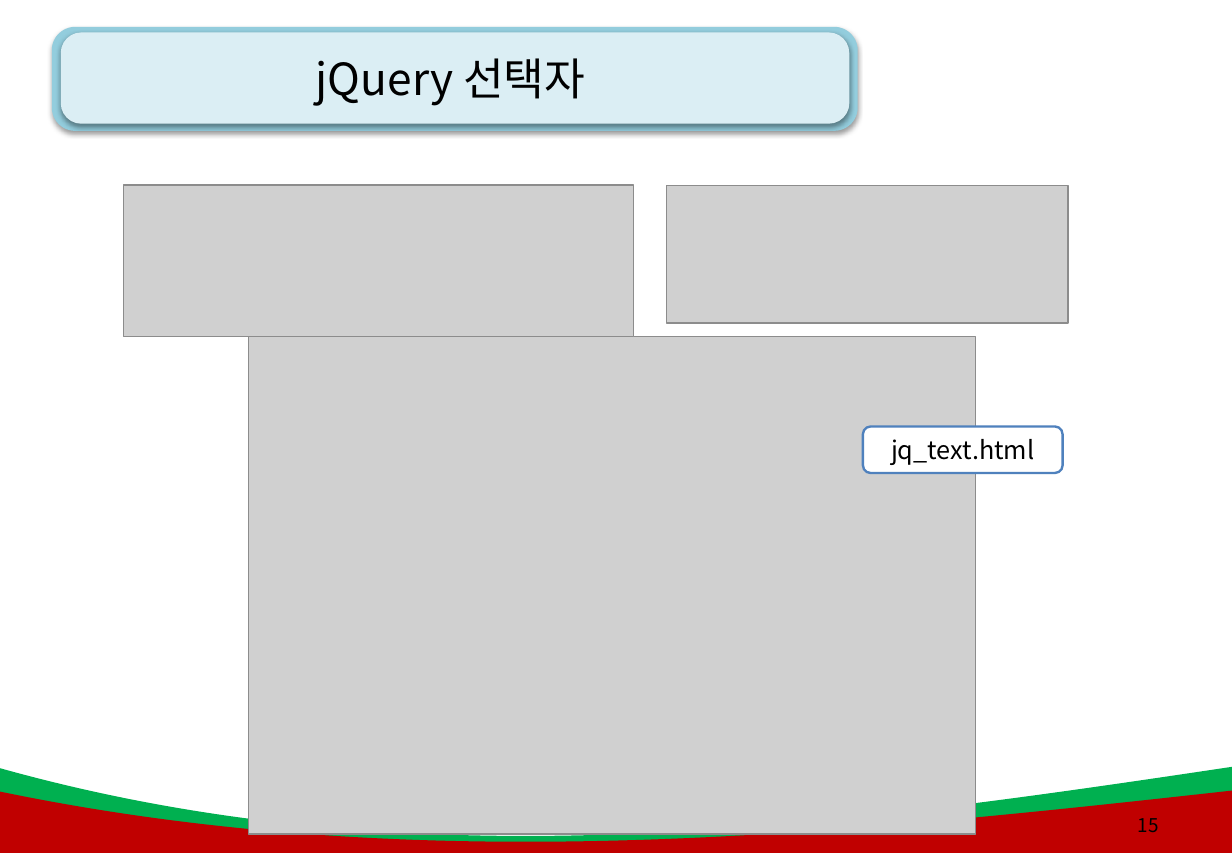
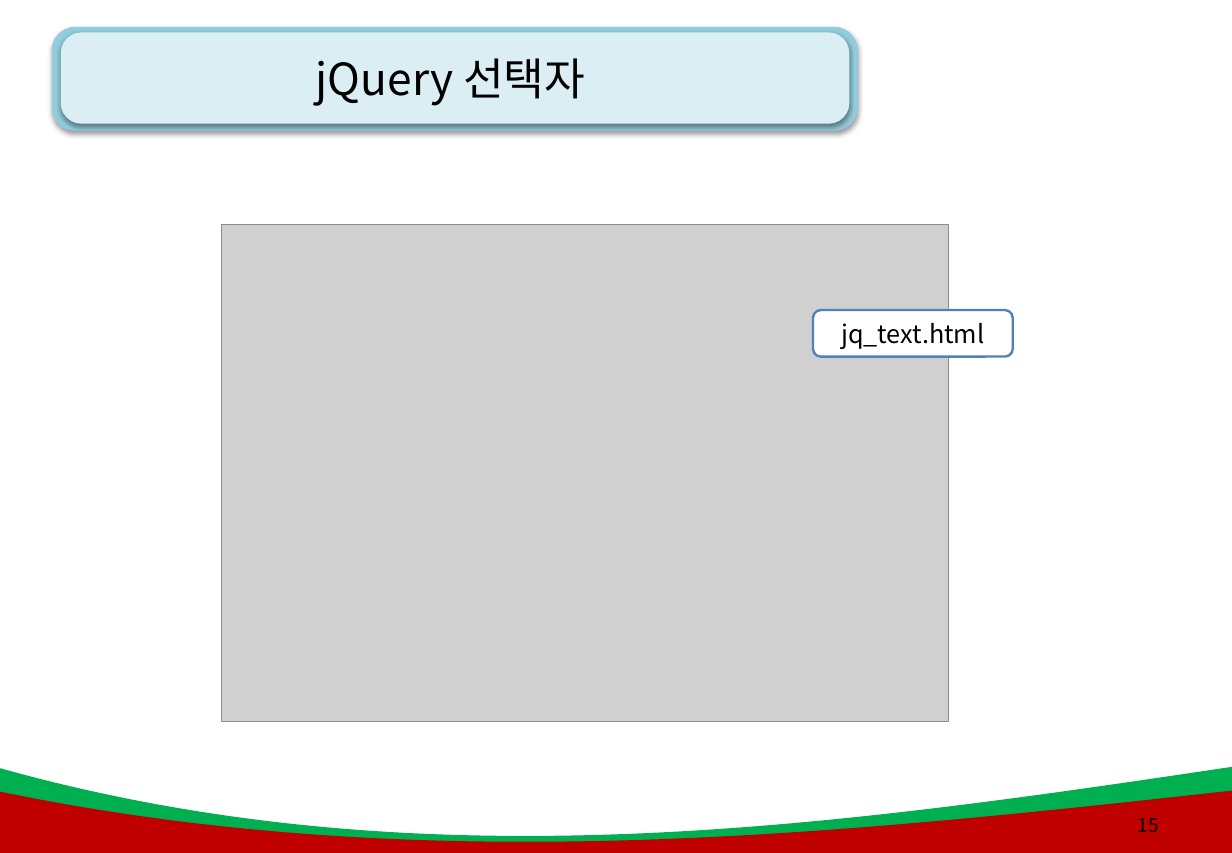
Before and after one commit to kiyongee2/green_project_web, a slide deck: slide 15 of js_ppt/9강. JQuery .pptx. Drawn at 1232x853 pixels with LibreOffice and Linux fonts; fonts in the diff are those of the drawing; grey boxes stand for pictures; background and template pictures are left out. Boxes give left, top, right and bottom in pixels: in the first picture for what was removed or moved away, otherwise in the second. Text is boxed around its words. In the diff, an @@ line names an element or a change of style, - is before the commit and + after.

```diff
--- a/js_ppt/9강. JQuery .pptx
+++ b/js_ppt/9강. JQuery .pptx
@@ picture removed at <box>124,185,635,338</box> @@
@@ picture removed at <box>667,185,1068,323</box> @@
@@ picture: place and size @@
-picture at <box>249,337,976,834</box>
+picture at <box>222,224,949,721</box>
@@ rounded rectangle "jq_text.html": place and size @@
-rounded rectangle "jq_text.html" at <box>863,427,1064,473</box>
+rounded rectangle "jq_text.html" at <box>813,311,1014,357</box>
```
Also in this commit, not shown: 5 other slides changed, 3 slides added, 3 slides removed, 10 other files.
